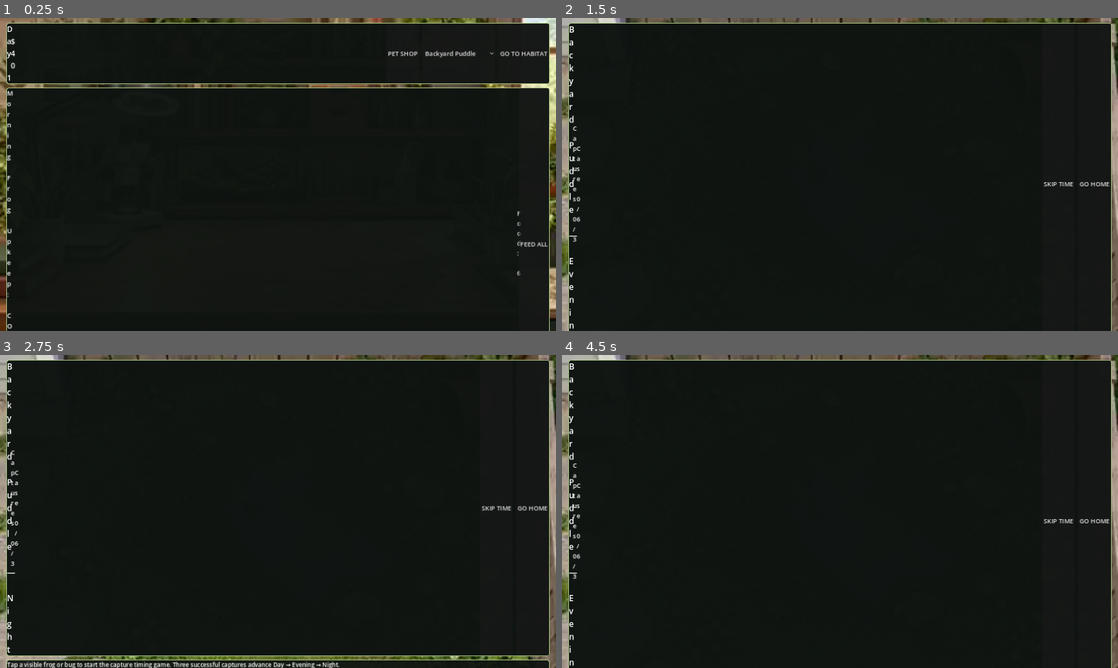
Above: before the commit, frames 1-4 (two rows, left to right).
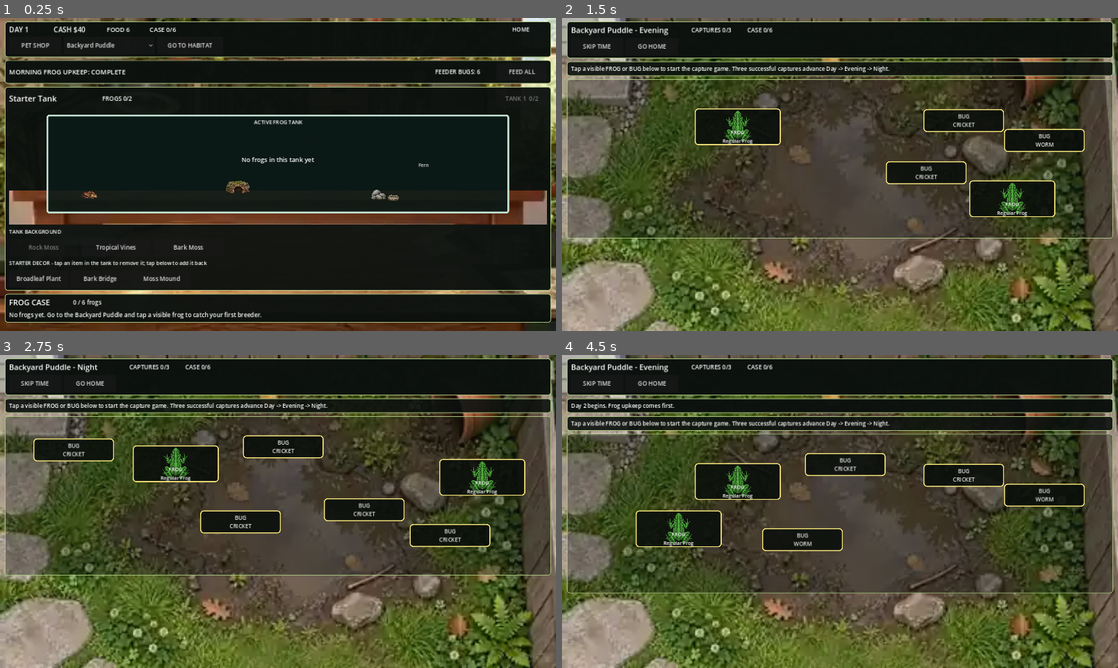
Above: after the commit, the same moments.

Repository: Grimforsaken/Champion-frog-breeder
Game: Godot game, scene res://src/Main.tscn
Same seed, same stepped clock (60 frames per second), same inputs: the game is played once before the commit and once after it.
Inputs:
- Up to frame 1 (0.25 s): no input
- Up to frame 2 (1.5 s): click "GO TO HABITAT" at 0.5 s; click "SKIP TIME" at 1.25 s
- Up to frame 3 (2.75 s): click "SKIP TIME" at 2 s
- Up to frame 4 (4.5 s): click "SKIP TIME" at 2.75 s; click "GO TO HABITAT" at 3.5 s; click "SKIP TIME" at 4.25 s

The runs differ from the first frame. In frame 1, 17% of the frame differs, in the area x 0-100%, y 1-100%; in frame 2, 76%; in frame 3, 73%; in frame 4, 71%.

Commit message:
Switch playtest to responsive mobile UI

Diff:
--- a/src/Main.tscn
+++ b/src/Main.tscn
@@ -1,6 +1,6 @@
 [gd_scene load_steps=2 format=3]
 
-[ext_resource type="Script" path="res://src/main_v3.gd" id="1_main"]
+[ext_resource type="Script" path="res://src/main_v4.gd" id="1_main"]
 
 [node name="Main" type="Control"]
 layout_mode = 3
